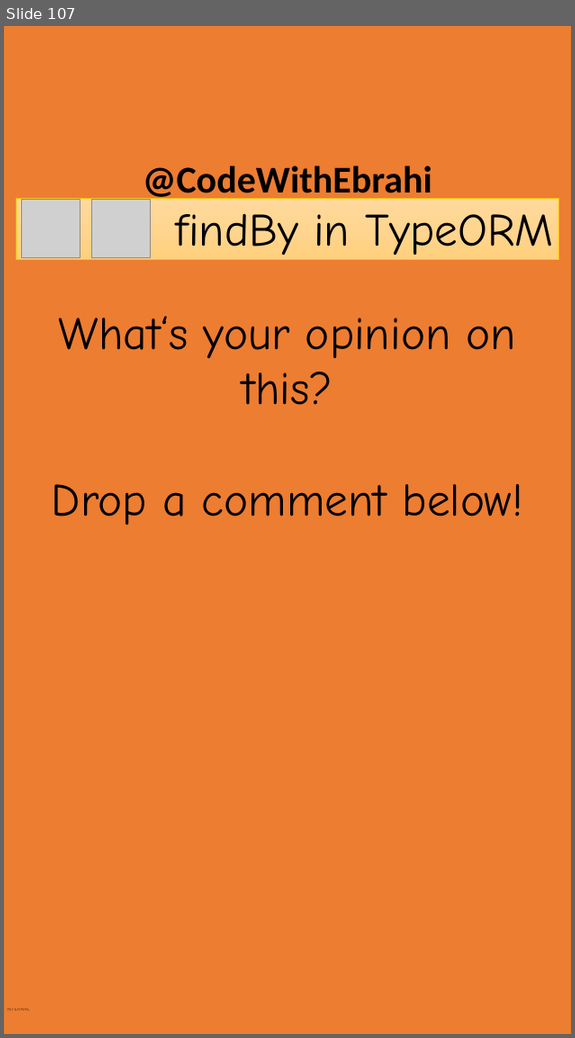
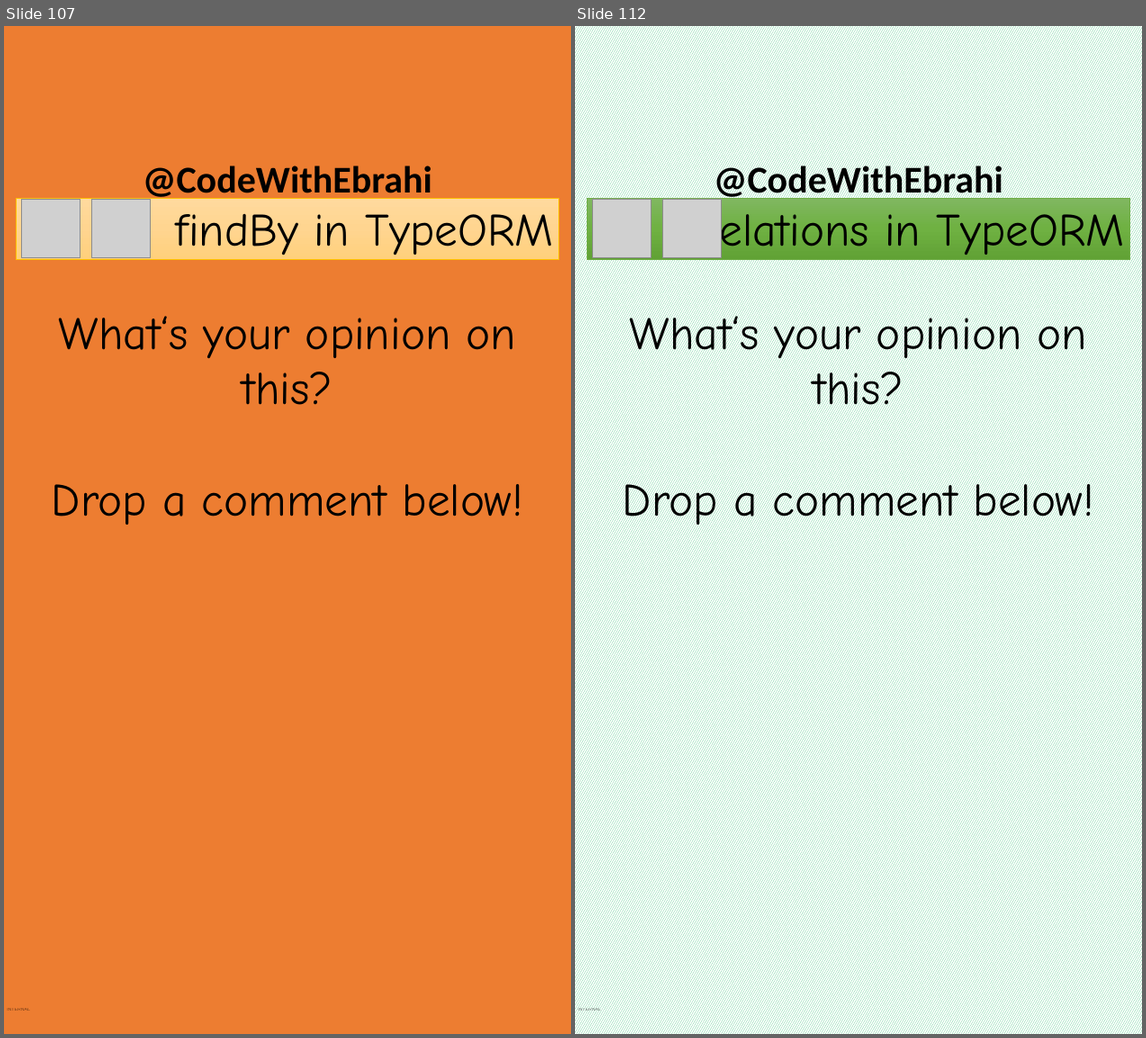
Before and after one commit to ebrahimsalehi1/python_codes, a slide deck: assets/images.pptx. Shown side by side, each under a label of ours: slide 107 before the commit, slides 107 and 112 after it; the slides between them are not shown. The pictures are 575x1038 and 1146x1038 pixels, drawn with LibreOffice and Linux fonts; fonts in the diff are those of the drawing; grey boxes stand for pictures; background and template pictures are left out. Boxes give left, top, right and bottom in pixels: in the first picture for what was removed or moved away, otherwise in the second. Text is boxed around its words. In the diff, an @@ line names an element or a change of style, - is before the commit and + after.

Commit message:
added typeorm-003-relations

```diff
--- a/assets/images.pptx
+++ b/assets/images.pptx
@@ slide 112 added at <box>575,26,1142,1034</box>, background pattern #00B050 on #FFFFFF; not listed: 2 template elements that a slide beside it also shows @@
@@ rectangle added at <box>587,198,1129,259</box>, fill gradient #81B861 to #6FB242 to #62A336, outline #70AD47 0.5 pt, 66 pt, text #000000 @@
+Relations in TypeORM
@@ picture added at <box>593,199,651,257</box> @@
@@ picture added at <box>663,199,722,257</box> @@
@@ text added at <box>623,309,1094,530</box>, 66 pt, text #000000 @@
+What‘s your opinion on this?
+Drop a comment below!
```
Also in this commit, not shown: 4 other slides added, 12 other files.
